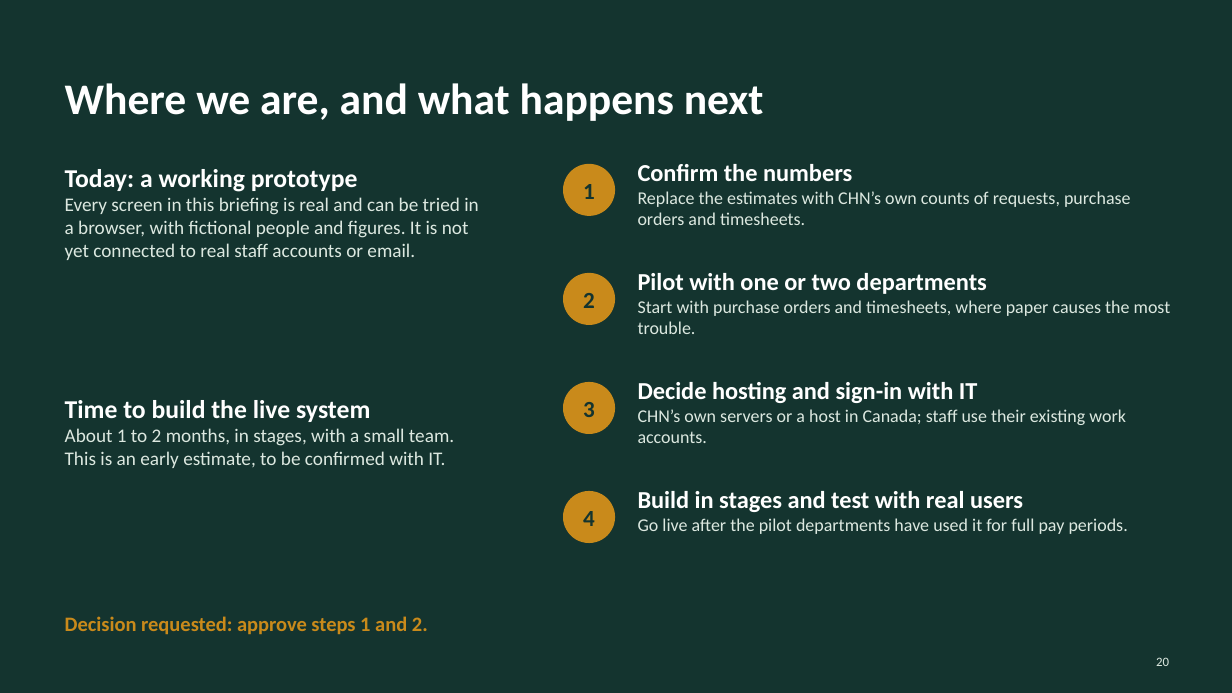
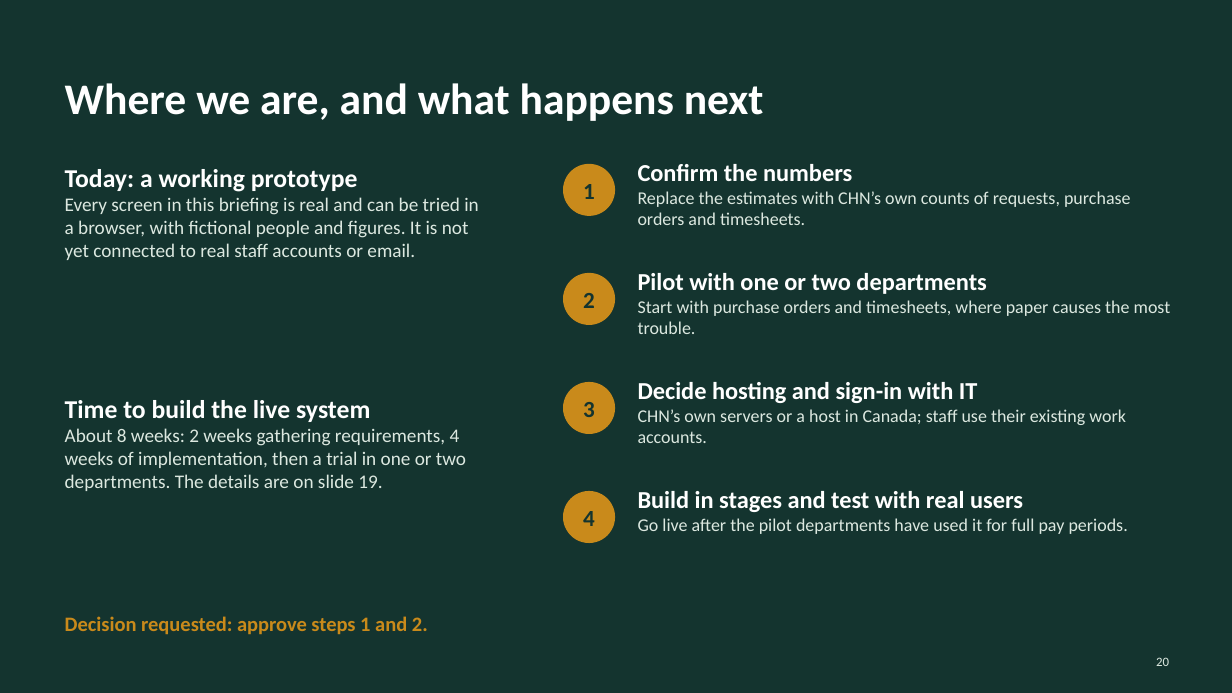
Before and after one commit to AndalibOlee/Portfolio, a slide deck: slide 20 of demo-platform/docs/DEMO_Executive_Presentation.pptx. Drawn at 1232x693 pixels with LibreOffice and Linux fonts; fonts in the diff are those of the drawing. Boxes give left, top, right and bottom in pixels: in the first picture for what was removed or moved away, otherwise in the second. Text is boxed around its words. In the diff, an @@ line names an element or a change of style, - is before the commit and + after.

```diff
--- a/demo-platform/docs/DEMO_Executive_Presentation.pptx
+++ b/demo-platform/docs/DEMO_Executive_Presentation.pptx
@@ text at <box>65,428,466,491</box>: text changed @@
-About 1 to 2 months, in stages, with a small team. This is an early estimate, to be confirmed with IT.
+About 8 weeks: 2 weeks gathering requirements, 4 weeks of implementation, then a trial in one or two departments. The details are on slide 19.
```
Also in this commit, not shown: 1 other slide changed, 2 other files.
